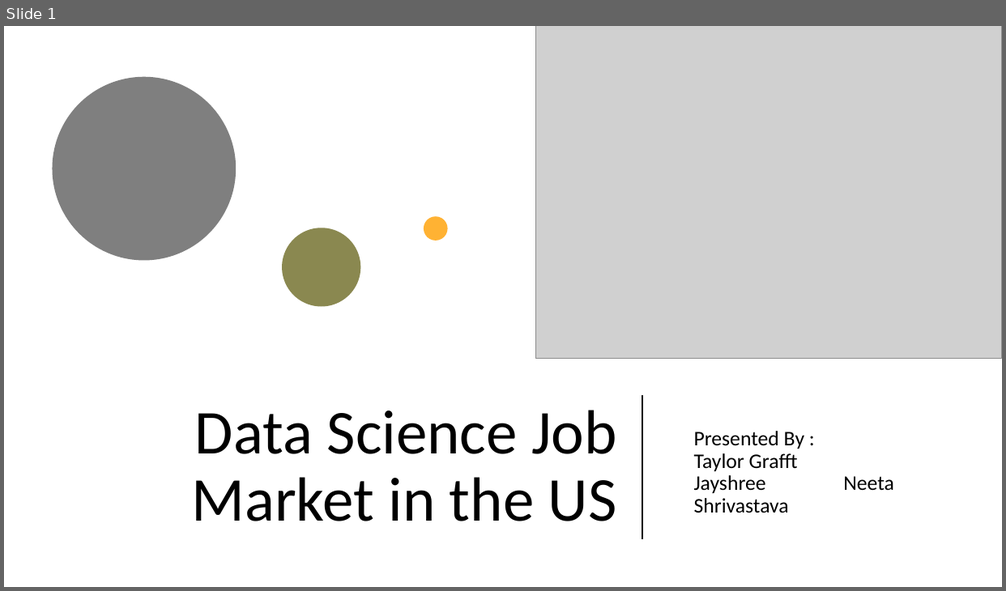
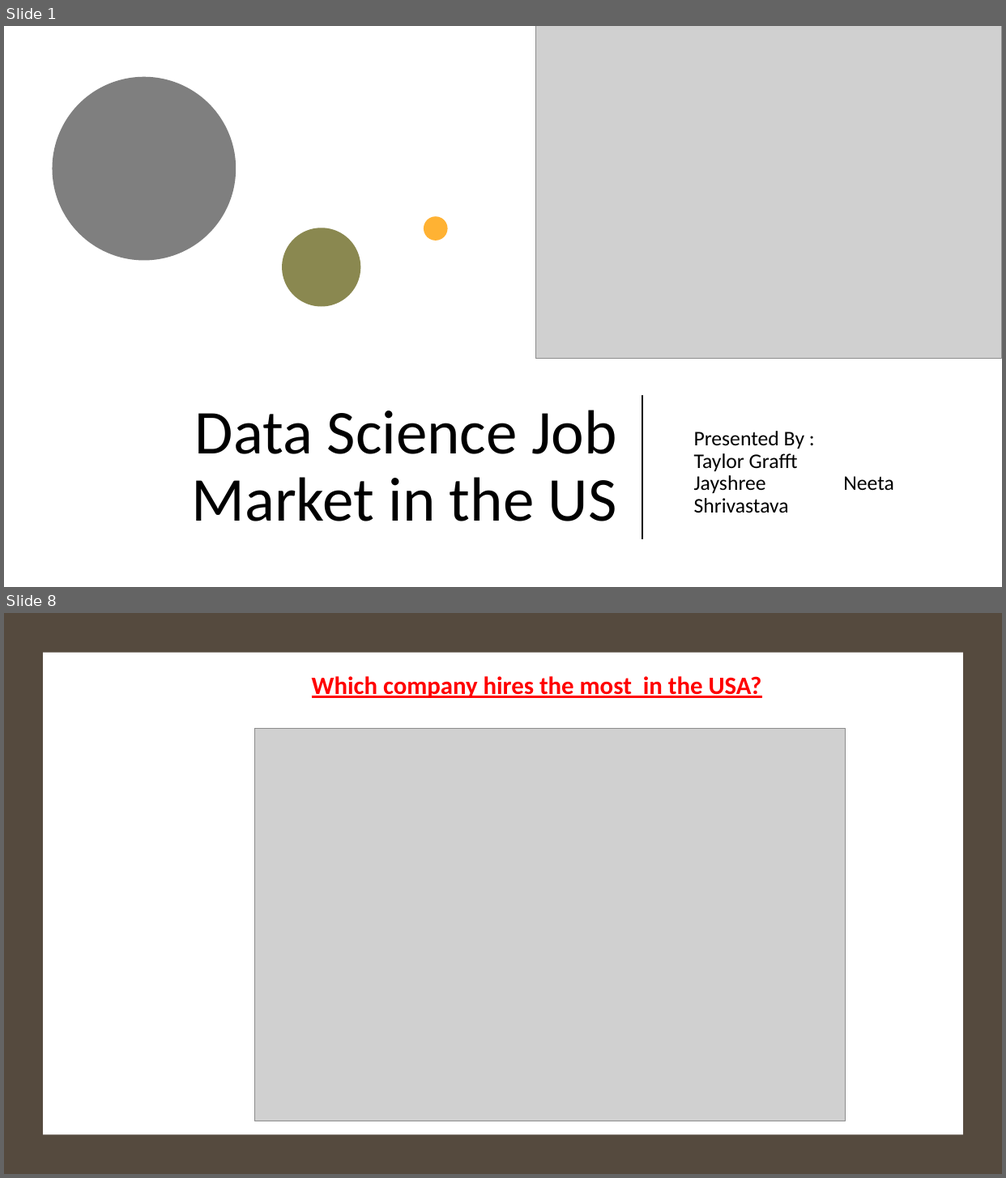
Before and after one commit to tjgrafft/DataScienceJobs_Project, a slide deck: presentation/Presentation.pptx. Shown one above the other, each under a label of ours: slide 1 before the commit, slides 1 and 8 after it; the slides between them are not shown. The pictures are 1006x591 and 1006x1178 pixels, drawn with LibreOffice and Linux fonts; fonts in the diff are those of the drawing; grey boxes stand for pictures. Boxes give left, top, right and bottom in pixels: in the first picture for what was removed or moved away, otherwise in the second. Text is boxed around its words. In the diff, an @@ line names an element or a change of style, - is before the commit and + after.

```diff
--- a/presentation/Presentation.pptx
+++ b/presentation/Presentation.pptx
@@ slide 8 added at (4,613,1002,1174), background #FFFFFF @@
@@ rectangle added at (4,613,1002,1174), fill #554A3E @@
@@ rectangle added at (43,653,963,1135), fill #FFFFFF @@
@@ text added at (312,676,762,698), 24 pt, text #FF0000, bold, underline @@
+Which company hires the most in the USA?
@@ picture added at (255,728,845,1122) @@
```
Also in this commit, not shown: 7 slides changed, 5 other slides added, 5 slides removed, 1 other file.
